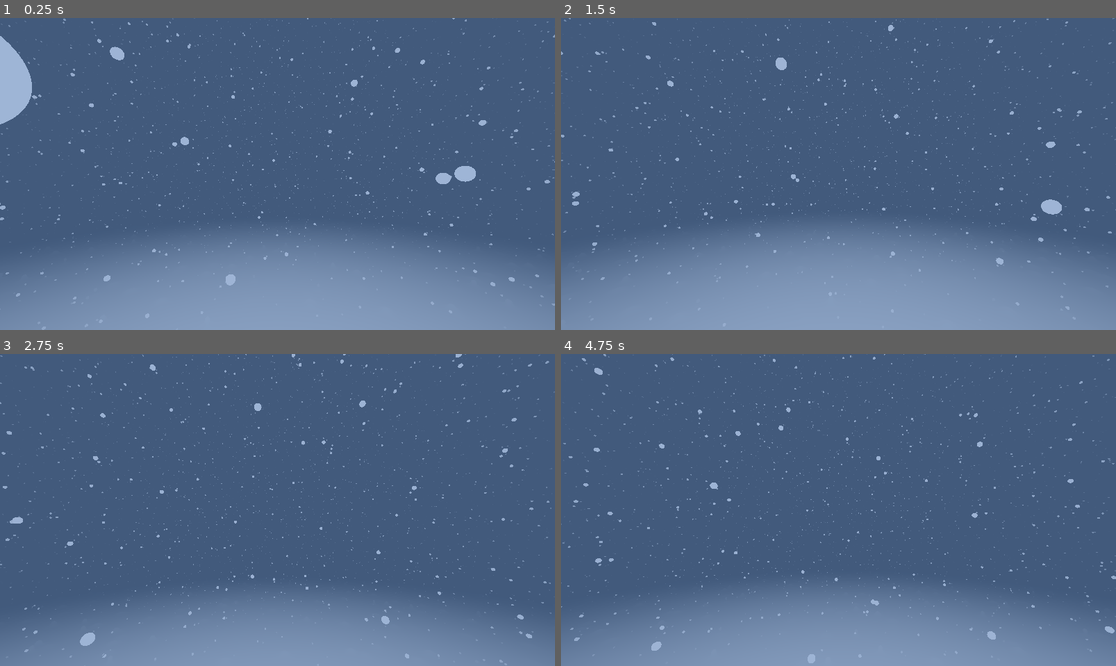
Above: before the commit, frames 1-4 (two rows, left to right).
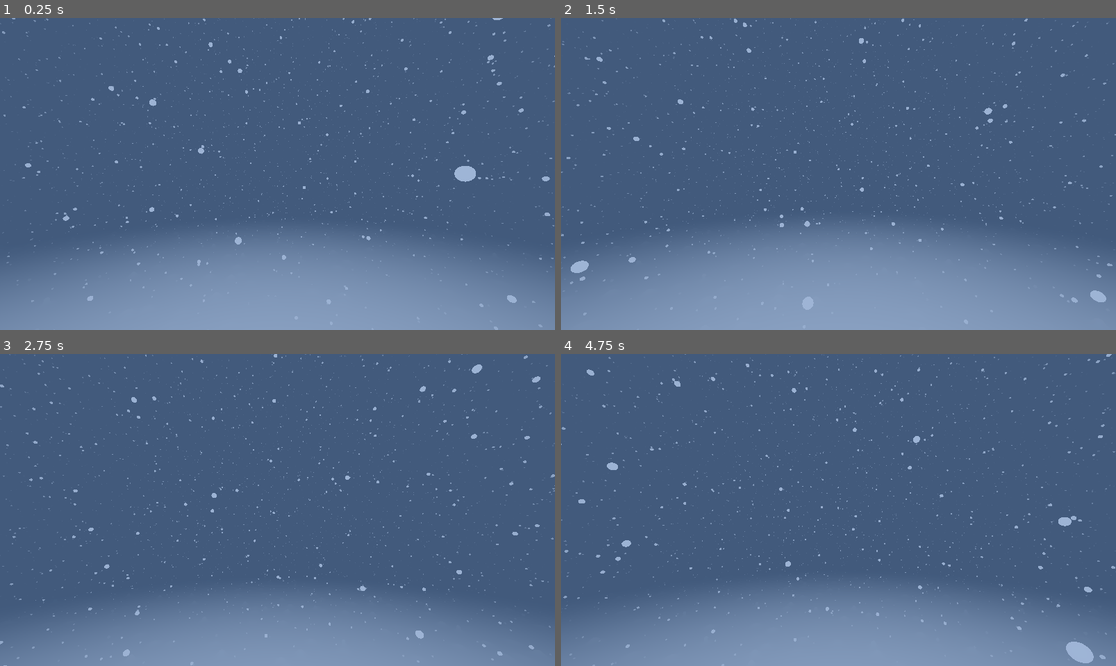
Above: after the commit, the same moments.

Repository: watson-disambiguation/shader-demos
Game: Godot game, scene res://Scenes/snow.tscn
Two runs of this game, one before a commit and one after it. Both use one fixed random seed, a clock stepped at 60 frames per second and the inputs below.
Inputs (mouse positions are in pixels of both pictures, inside the frame that each line leads up to):
- Up to frame 1 (0.25 s): no input
- Up to frame 2 (1.5 s): tap Enter at 0.5 s; move the mouse to (866, 174) at 0.52 s; hold Up (ui_up) from 0.53 s (still down); move the mouse to (810, 174) at 1.27 s
- Up to frame 3 (2.75 s): keep holding Up (ui_up); move the mouse to (288, 503) at 2.02 s
- Up to frame 4 (4.75 s): keep holding Up (ui_up); move the mouse to (832, 516) at 2.77 s; move the mouse to (877, 513) at 3.52 s; move the mouse to (794, 506) at 4.27 s

The runs differ from the first frame. In frame 1, 3.8% of the frame differs, in the area x 0-100%, y 0-100%; in frame 2, 2.8%; in frame 3, 3.0%; in frame 4, 3.1%.

Commit message:
Added sdf fractal brownian noise

Diff:
--- a/Shaders/sky_test.gdshader
+++ b/Shaders/sky_test.gdshader
@@ -1,7 +1,7 @@
 shader_type sky;
 
-
+#include "Libraries/SkyLibrary.gdshaderinc"
 
 void sky() {
-	COLOR = EYEDIR;
+	COLOR = vec3(stars(EYEDIR));
 }
--- /dev/null
+++ b/Shaders/treeSDF.gdshader
@@ -0,0 +1,57 @@
+shader_type spatial;
+#include "Libraries/SDFSphereFBM.gdshaderinc"
+
+float sdf(vec3 pos) {
+	float dist = sphere(pos,0.5);
+	return sdFbm(pos,dist,8);
+}
+
+const int maxSteps = 128;
+const float EPS = 0.001;
+
+float raymarch(vec3 ro, vec3 rd, float maxDist) {
+	float dist = 0.;
+	float sample = 1.;
+	for(int i = 0; i < maxSteps; i++) {
+		sample = sdf(ro + rd * dist);
+		if(dist > maxDist) {
+			return dist;
+		}
+		if(sample < EPS) {
+			return dist;
+		}
+		dist += sample;
+	}
+	return dist;
+}
+
+vec3 normal(vec3 pos) {
+	float base = sdf(pos);
+	vec2 h = vec2(EPS,0);
+	return normalize(
+		vec3(
+			sdf(pos + h.xyy) - base,
+			sdf(pos + h.yxy) - base,
+			sdf(pos + h.yyx) - base
+		)
+	);
+}
+
+void fragment() {
+	vec3 pos = (INV_VIEW_MATRIX * vec4(VERTEX,1)).xyz;
+	vec3 ro = CAMERA_POSITION_WORLD;
+	vec3 rd = pos - ro;
+	float maxDist = length(rd);
+	rd = normalize(rd);
+
+	float dist = raymarch(ro,rd,maxDist);
+	if(dist > maxDist) {
+		discard;
+	}
+	vec3 surfacePos = ro + rd * dist;
+	vec4 clipPos =  PROJECTION_MATRIX * VIEW_MATRIX * vec4(surfacePos,1);
+	float depth = (clipPos.z / clipPos.w);
+	DEPTH = depth;
+	NORMAL = normal(surfacePos);
+
+}
--- /dev/null
+++ b/treeSDF.tscn
@@ -0,0 +1,31 @@
+[gd_scene load_steps=5 format=3 uid="uid://bju8ajyoesuno"]
+
+[ext_resource type="Shader" path="res://Shaders/treeSDF.gdshader" id="1_pks8y"]
+
+[sub_resource type="ShaderMaterial" id="ShaderMaterial_cmiwl"]
+render_priority = 0
+shader = ExtResource("1_pks8y")
+
+[sub_resource type="BoxMesh" id="BoxMesh_lnbpx"]
+material = SubResource("ShaderMaterial_cmiwl")
+flip_faces = true
+size = Vector3(2, 2, 2)
+
+[sub_resource type="PlaneMesh" id="PlaneMesh_nu5wk"]
+size = Vector2(10, 10)
+
+[node name="Node3D" type="Node3D"]
+
+[node name="MeshInstance3D" type="MeshInstance3D" parent="."]
+transform = Transform3D(1, 0, 0, 0, 1, 0, 0, 0, 1, 0, 0.0921327, -0.0788953)
+mesh = SubResource("BoxMesh_lnbpx")
+
+[node name="MeshInstance3D2" type="MeshInstance3D" parent="."]
+transform = Transform3D(0.999988, -0.00493926, 0, 0.00493926, 0.999988, 0, 0, 0, 1, 0, -2.2841, 0)
+mesh = SubResource("PlaneMesh_nu5wk")
+
+[node name="DirectionalLight3D" type="DirectionalLight3D" parent="."]
+transform = Transform3D(1, 0, 0, 0, 0.371724, 0.928343, 0, -0.928343, 0.371724, 0, 2.09827, 0)
+light_color = Color(0.67451, 0.227451, 0.0627451, 1)
+shadow_enabled = true
+shadow_bias = 0.683
Not shown, changed: Shaders/Libraries/HashLibrary.gdshaderinc
Not shown, changed: Shaders/Libraries/NoiseLibrary.gdshaderinc
Not shown, added: Shaders/Libraries/SDFSphereFBM.gdshaderinc
